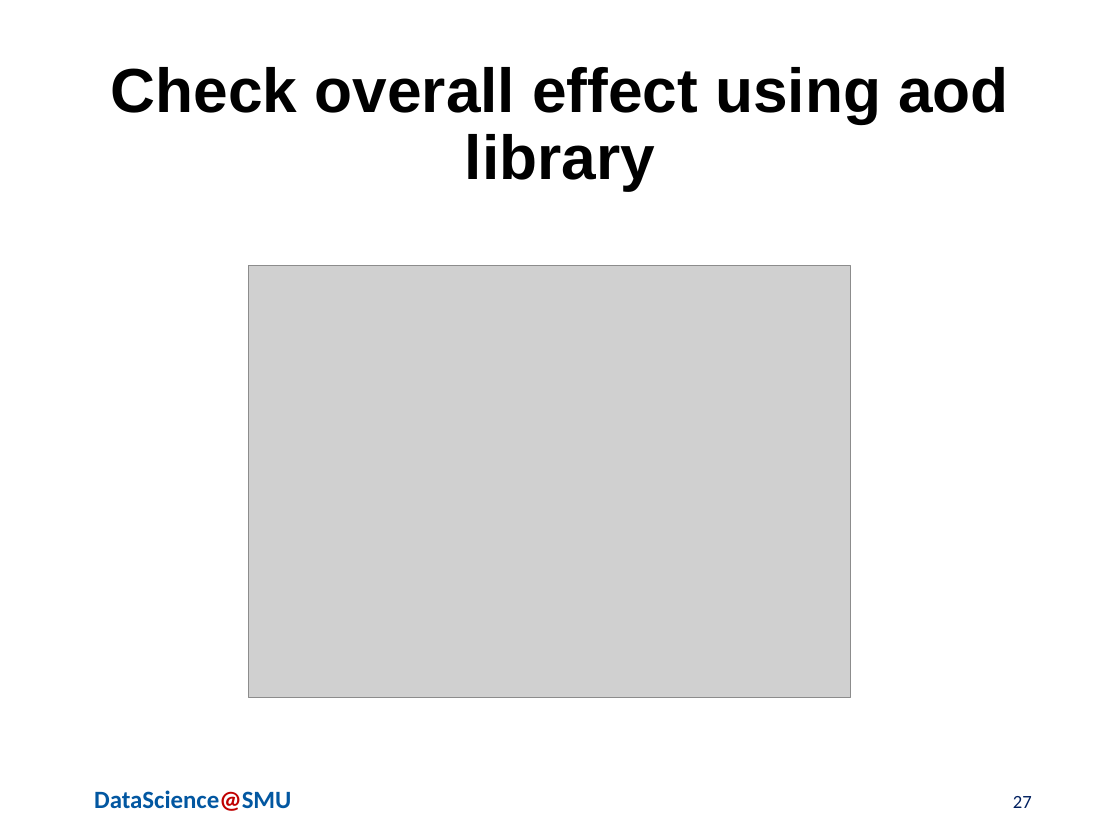
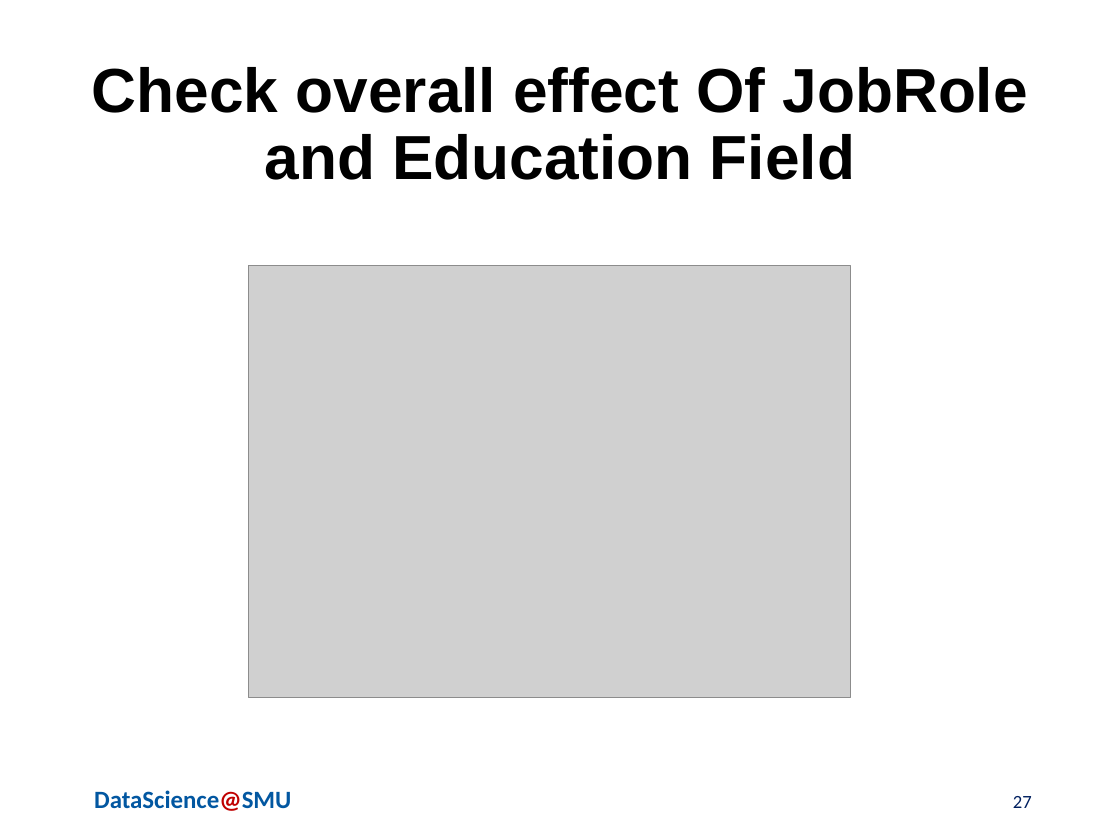
Before and after one commit to chaoshunh/SMU_MSDS, a slide deck: slide 27 of Doing_Data_Science/CaseStudy2/Reports/MSDSPresentationTemplatev0.1_2_2_2_2.pptx. Drawn at 1120x840 pixels with LibreOffice and Linux fonts; fonts in the diff are those of the drawing; grey boxes stand for pictures; background and template pictures are left out. Boxes give left, top, right and bottom in pixels: in the first picture for what was removed or moved away, otherwise in the second. Text is boxed around its words. In the diff, an @@ line names an element or a change of style, - is before the commit and + after.

```diff
--- a/Doing_Data_Science/CaseStudy2/Reports/MSDSPresentationTemplatev0.1_2_2_2_2.pptx
+++ b/Doing_Data_Science/CaseStudy2/Reports/MSDSPresentationTemplatev0.1_2_2_2_2.pptx
@@ title at (x1=92, y1=67, x2=1028, y2=180): text changed @@
-Check overall effect using aod library
+Check overall effect Of JobRole and Education Field
```
Also in this commit, not shown: 9 other slides changed, 3 slides added, 4 slides removed.
